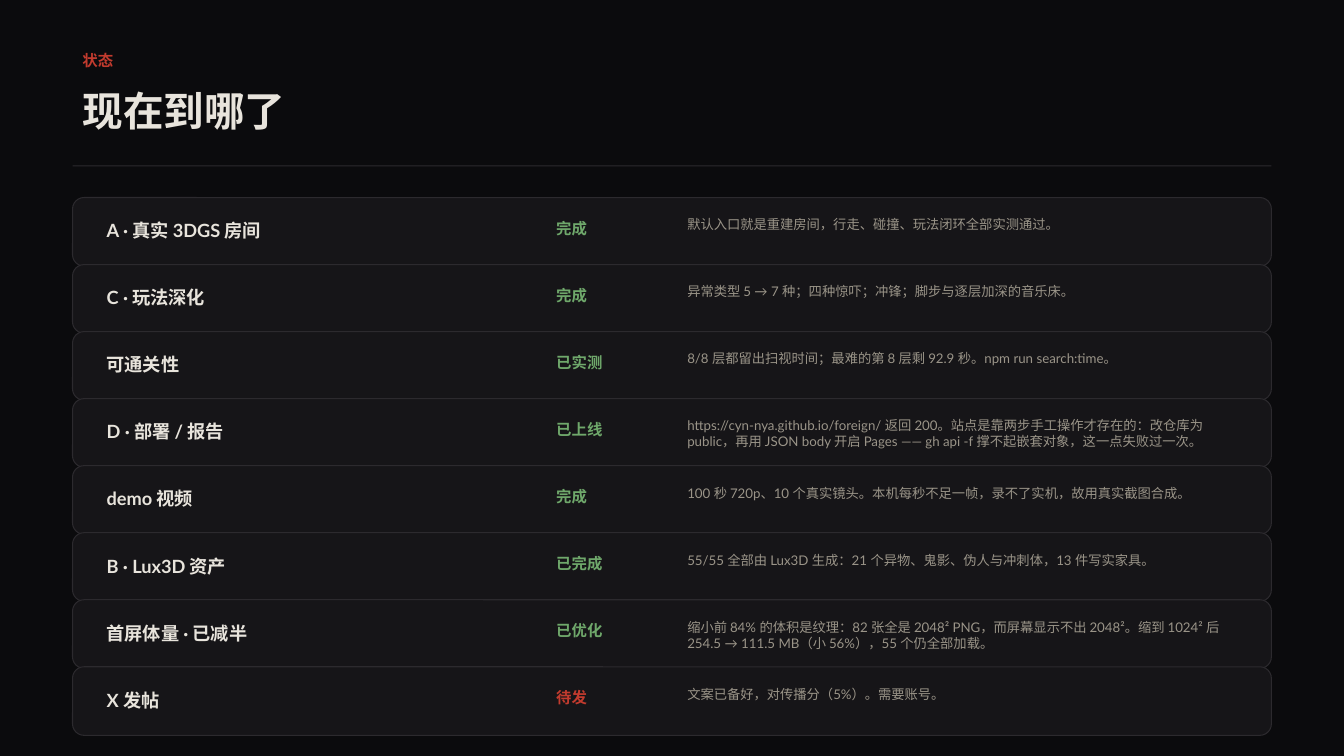
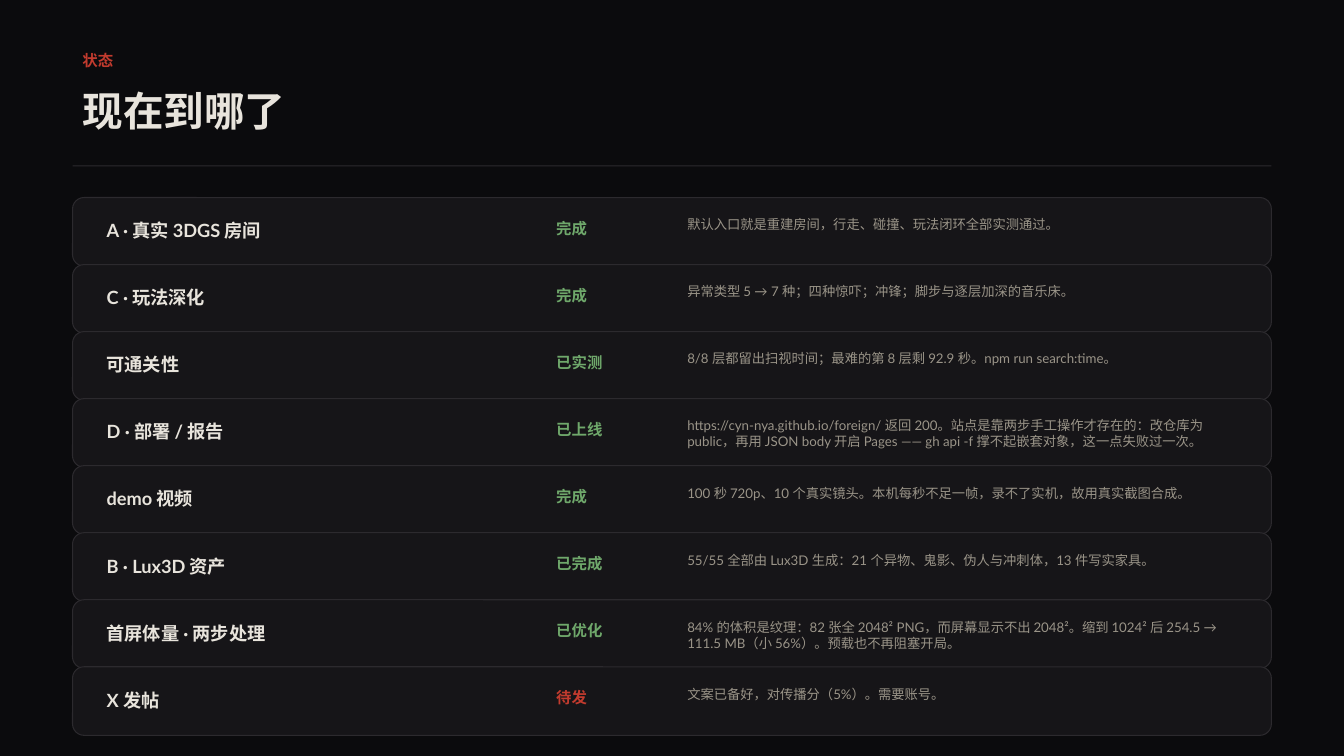
Before and after one commit to cyn-nya/foreign, a slide deck: slide 10 of artifacts/report/FOREIGN-report.pptx. Drawn at 1344x756 pixels with LibreOffice and Linux fonts; fonts in the diff are those of the drawing. Boxes give left, top, right and bottom in pixels: in the first picture for what was removed or moved away, otherwise in the second. Text is boxed around its words. In the diff, an @@ line names an element or a change of style, - is before the commit and + after.

```diff
--- a/artifacts/report/FOREIGN-report.pptx
+++ b/artifacts/report/FOREIGN-report.pptx
@@ text at (107,624,266,642): text changed @@
-首屏体量 · 已减半
+首屏体量 · 两步处理
@@ text at (687,621,1200,649): text changed @@
-缩小前 84% 的体积是纹理：82 张全是 2048² PNG，而屏幕显示不出 2048²。缩到 1024² 后 254.5 → 111.5 MB（小 56%），55 个仍全部加载。
+84% 的体积是纹理：82 张全 2048² PNG，而屏幕显示不出 2048²。缩到 1024² 后 254.5 → 111.5 MB（小 56%）。预载也不再阻塞开局。
```
Also in this commit, not shown: 1 other slide changed, 26 other files.
